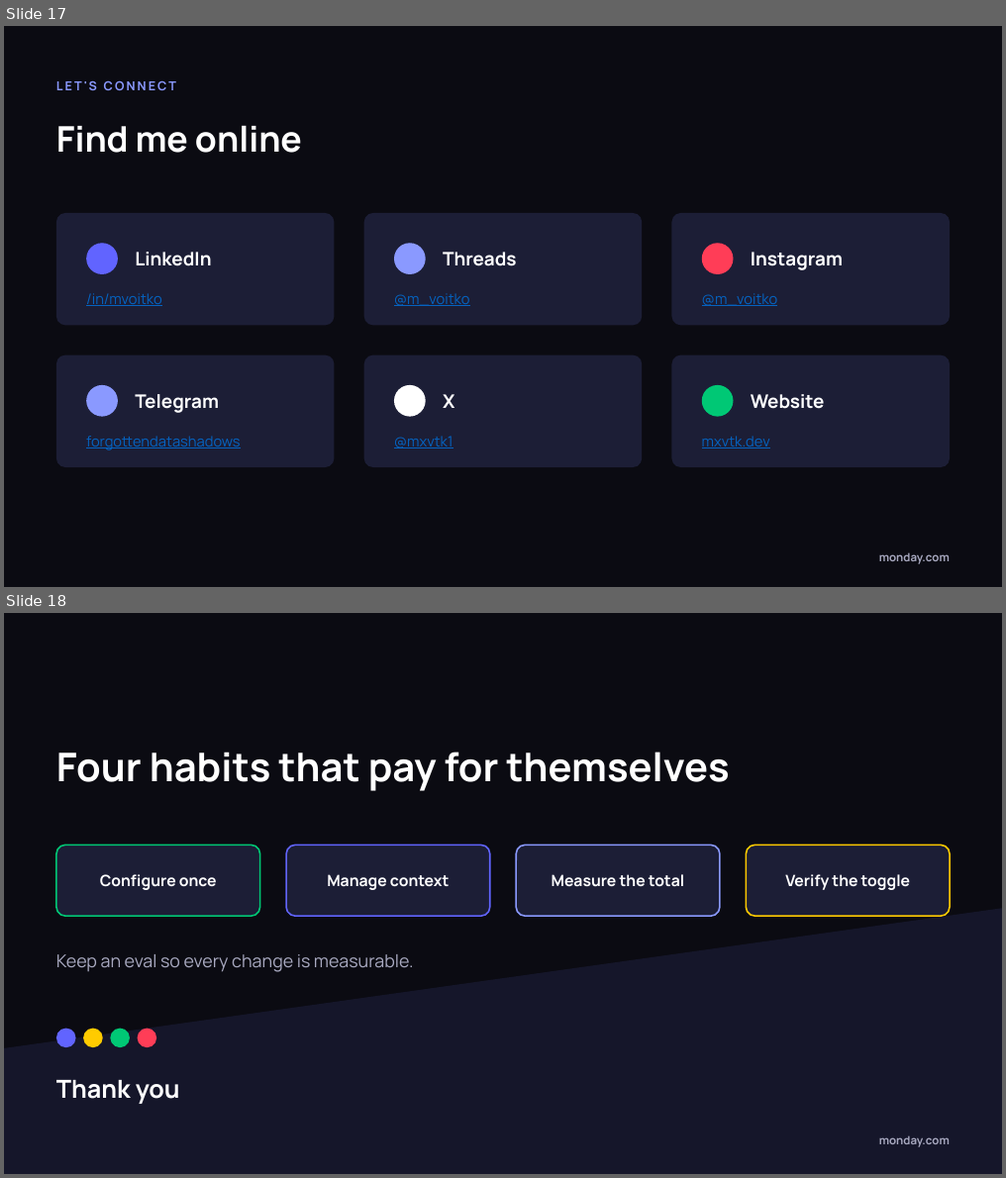
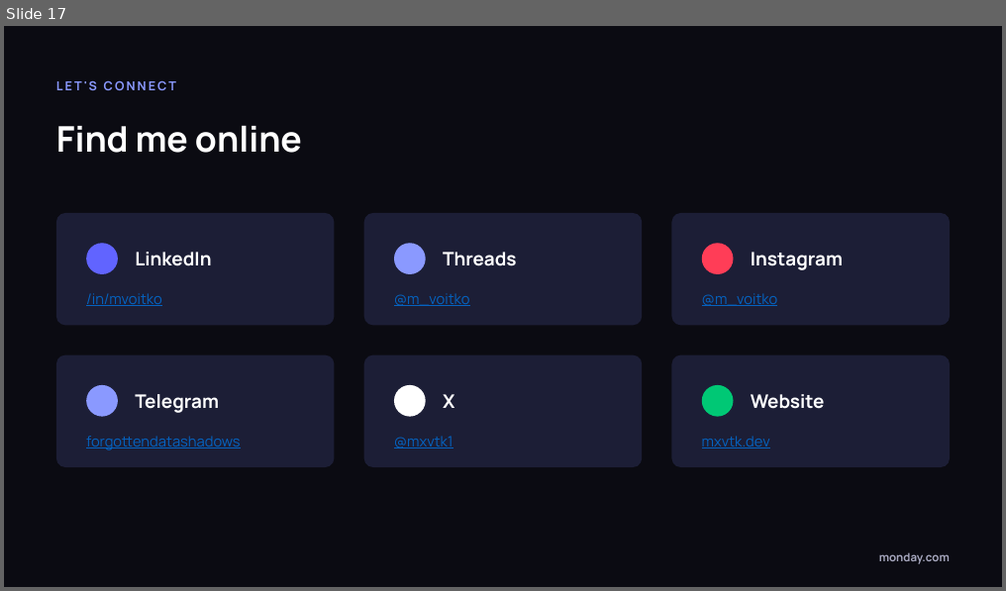
Before and after one commit to mxvtk/token-lab, a slide deck: deck/token-spend-workshop.pptx. Shown one above the other, each under a label of ours: slides 17 and 18 before the commit, slide 17 after it. The pictures are 1006x1178 and 1006x591 pixels, drawn with LibreOffice and Linux fonts; fonts in the diff are those of the drawing. Boxes give left, top, right and bottom in pixels: in the first picture for what was removed or moved away, otherwise in the second. Text is boxed around its words. In the diff, an @@ line names an element or a change of style, - is before the commit and + after.

```diff
--- a/deck/token-spend-workshop.pptx
+++ b/deck/token-spend-workshop.pptx
@@ slide 18 removed at (4,613,1002,1174), background #0B0B12 @@
@@ text removed at (56,752,729,791) @@
-Four habits that pay for themselves
@@ rounded rectangle removed at (56,845,260,916) @@
@@ rounded rectangle removed at (286,845,490,916) @@
@@ rounded rectangle removed at (516,845,720,916) @@
@@ rounded rectangle removed at (746,845,949,916) @@
@@ text removed at (100,874,217,890) @@
-Configure once
@@ text removed at (327,874,449,890) @@
-Manage context
@@ text removed at (551,874,684,887) @@
-Measure the total
@@ text removed at (785,874,910,890) @@
-Verify the toggle
@@ rounded rectangle removed at (4,901,1002,1174) @@
@@ text removed at (56,955,414,972) @@
-Keep an eval so every change is measurable.
@@ ellipse removed at (56,1029,76,1048) @@
@@ ellipse removed at (83,1029,103,1048) @@
@@ ellipse removed at (110,1029,130,1048) @@
@@ ellipse removed at (138,1029,156,1048) @@
@@ text removed at (56,1080,180,1104) @@
-Thank you
@@ text removed at (879,1137,949,1148) @@
-monday.com
```
Also in this commit, not shown: 2 slides changed, 2 slides added, 37 other files.
